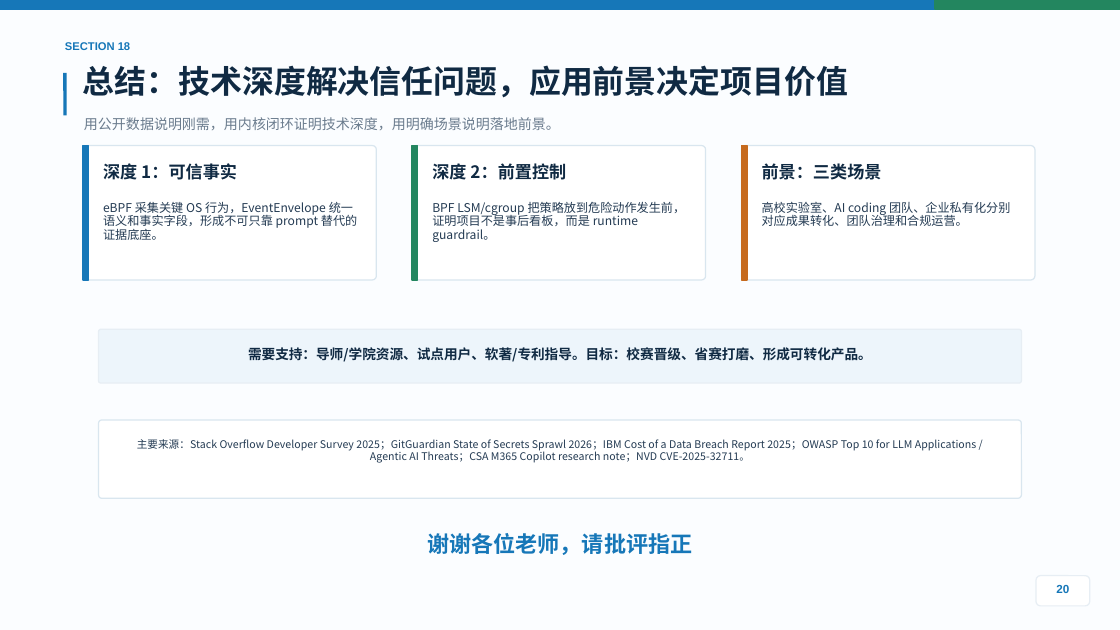
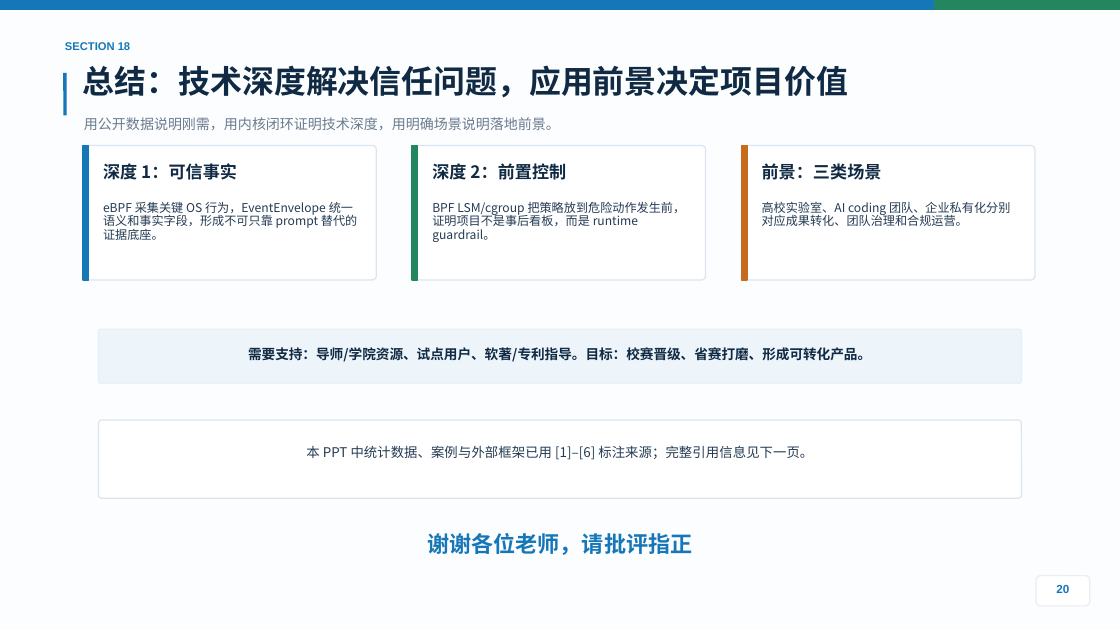
Before and after one commit to stevessr/agent-ebpf-filter, a slide deck: slide 20 of docs/competition/2026-guochuang/output/final/Agent-eBPF-Filter-项目答辩路演PPT-浅色优化版.pptx. Drawn at 1120x630 pixels with LibreOffice and Linux fonts; fonts in the diff are those of the drawing. Boxes give left, top, right and bottom in pixels: in the first picture for what was removed or moved away, otherwise in the second. Text is boxed around its words. In the diff, an @@ line names an element or a change of style, - is before the commit and + after.

Commit message:
更新项目答辩PPT，添加引用信息页并标注数据来源，优化内容表达，新增静态预览图

```diff
--- a/docs/competition/2026-guochuang/output/final/Agent-eBPF-Filter-项目答辩路演PPT-浅色优化版.pptx
+++ b/docs/competition/2026-guochuang/output/final/Agent-eBPF-Filter-项目答辩路演PPT-浅色优化版.pptx
@@ text at bbox=[306, 445, 813, 460]: text changed; size 6.8 to 8.6 pt @@
-主要来源：Stack Overflow Developer Survey 2025；GitGuardian State of Secrets Sprawl 2026；IBM Cost of a Data Breach Report 2025；OWASP Top 10 for LLM Applications / Agentic AI Threats；CSA M365 Copilot research note；NVD CVE-2025-32711。
+本 PPT 中统计数据、案例与外部框架已用 [1]–[6] 标注来源；完整引用信息见下一页。
```
Also in this commit, not shown: 4 other slides changed, 1 slide added, 9 other files.
